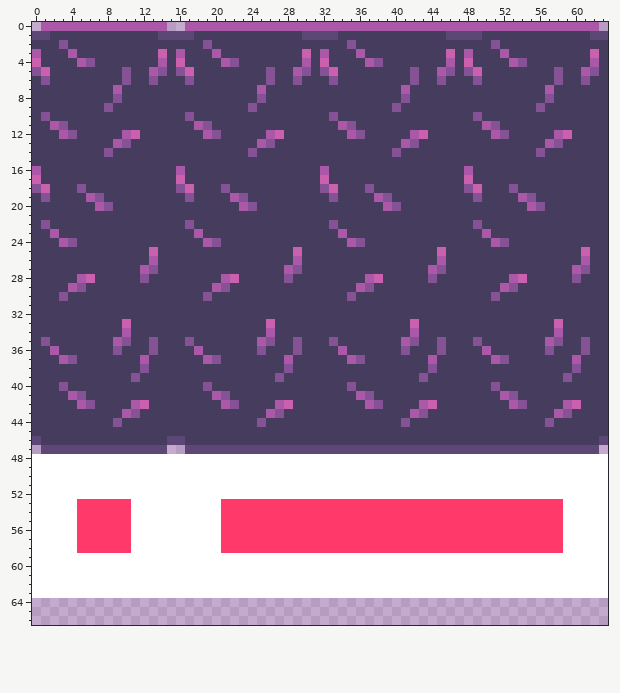
Two states of a pixel-art file, assets/tiles/autotileset.aseprite. Above: the version before the commit.
64x192 pixels, 1 frame. Shown: x 0..63, y 0..66.
And afterwards:
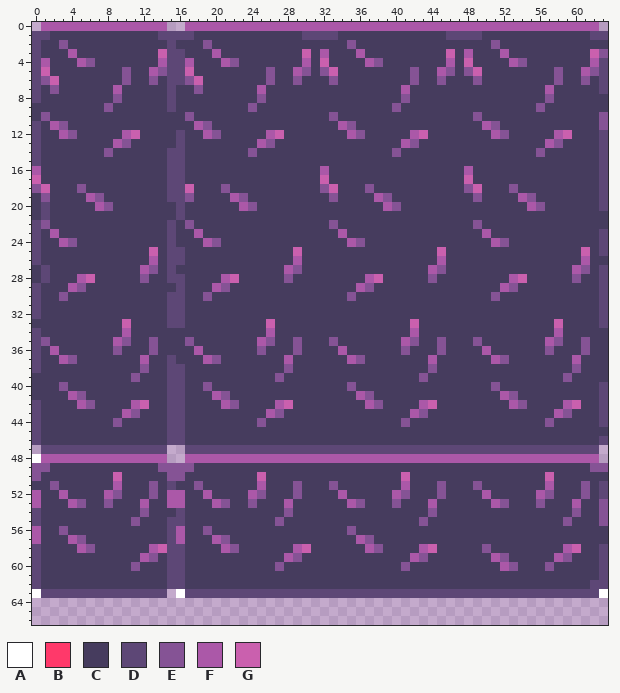
Palette (. is transparent): A #ffffff  B #ff396a  C #463c5e  D #5d4776  E #855395  F #ab58a8  G #ca60ae
Changes in this commit:
Changed rows in their new state; - is an unchanged pixel.
first column x 0:
 2 D--------------D------------------------------------------------
 3 D--------------DD----------------------------------------------E
 4 DF-------------DDF---------------------------------------------D
 5 D--------------DD----------------------------------------------D
 6 D-G------------DD-G--------------------------------------------D
 7 D-E------------D--E--------------------------------------------D
 8 D--------------D------------------------------------------------
 9 ---------------D------------------------------------------------
10 ---------------------------------------------------------------E
11 D--------------------------------------------------------------E
12 D---------------D----------------------------------------------D
13 D---------------D----------------------------------------------D
14 D--------------DD----------------------------------------------D
15 D--------------DD----------------------------------------------D
16 ---------------DD----------------------------------------------D
17 ---------------DD----------------------------------------------D
18 ---------------DD----------------------------------------------D
19 ---------------DD----------------------------------------------D
20 -D--------------D----------------------------------------------D
21 -D--------------D-----------------------------------------------
22 D--------------D------------------------------------------------
23 D--------------D-----------------------------------------------D
24 D--------------D-----------------------------------------------D
25 D--------------DD----------------------------------------------D
26 D--------------DD-----------------------------------------------
27 -D-------------D-----------------------------------------------D
28 -D-------------DD----------------------------------------------D
29 D---------------D----------------------------------------------D
30 D--------------DD----------------------------------------------D
31 D--------------DD----------------------------------------------D
32 D--------------DD----------------------------------------------D
33 ---------------DD----------------------------------------------D
34 D---------------------------------------------------------------
35 D---------------------------------------------------------------
36 D---------------------------------------------------------------
37 D--------------D------------------------------------------------
38 D--------------DD-----------------------------------------------
39 ---------------DD-----------------------------------------------
40 ---------------DD----------------------------------------------D
41 ---------------DD----------------------------------------------D
42 D--------------DD----------------------------------------------D
43 D--------------DD----------------------------------------------D
44 D--------------DD----------------------------------------------D
45 D--------------DD-----------------------------------------------
48 -FFFFFFFFFFFFFF..FFFFFFFFFFFFFFFFFFFFFFFFFFFFFFFFFFFFFFFFFFFFFF.
49 EECCCCCCCCCCCCEEEECCCCCCCCCCCCCCCCCCCCCCCCCCCCCCCCCCCCCCCCCCCCEE
50 ECCCCCCCCGCCCCCEECCCCCCCCGCCCCCCCCCCCCCCCGCCCCCCCCCCCCCCCGCCCCCC
51 CCECCCCCCFCCCECDCCECCCCCCFCCCECCCECCCCCCCFCCCECCCECCCCCCCFCCCECD
52 FCCFCCCCFECCCECFFCCFCCCCFECCCECCCCFCCCCCFECCCECCCCFCCCCCFECCCECD
53 FCCCFECCECCCFCCFFCCCFECCECCCFCCCCCCFECCCECCCFCCCCCCFECCCECCCFCCE
54 DCCCCCCCCCCCECCCDCCCCCCCCCCCECCCCCCCCCCCCCCCECCCCCCCCCCCCCCCECCE
55 DCCCCCCCCCCECCCDDCCCCCCCCCCECCCCCCCCCCCCCCCECCCCCCCCCCCCCCCECCCE
56 FCCECCCCCCCCCCCDFCCECCCCCCCCCCCCCCCECCCCCCCCCCCCCCCCCCCCCCCCCCCC
57 FCCCFECCCCCCCCCDFCCCFECCCCCCCCCCCCCCFECCCCCCCCCCCCCCCCCCCCCCCCCC
58 DCCCCFECCCCCCFGDDCCCCFECCCCCCFGCCCCCCFECCCCFGCCCCCECCCCCCCCFGCCD
59 DCCCCCCCCCCCFECDDCCCCCCCCCCCFECCCCCCCCCCCCFECCCCCCCFECCCCCFECCCD
60 DCCCCCCCCCCECCCDDCCCCCCCCCCECCCCCCCCCCCCCECCCCCCCCCCFECCCECCCCCD
61 DCCCCCCCCCCCCCCDDCCCCCCCCCCCCCCCCCCCCCCCCCCCCCCCCCCCCCCCCCCCCCCD
62 DCCCCCCCCCCCCCCDDCCCCCCCCCCCCCCCCCCCCCCCCCCCCCCCCCCCCCCCCCCCCCDD
63 -DDDDDDDDDDDDDD.-DDDDDDDDDDDDDDDDDDDDDDDDDDDDDDDDDDDDDDDDDDDDDD-
Where, in picture pixels (left, top, right, bottom), the same in both pictures:
changed: (32, 40, 608, 598)
